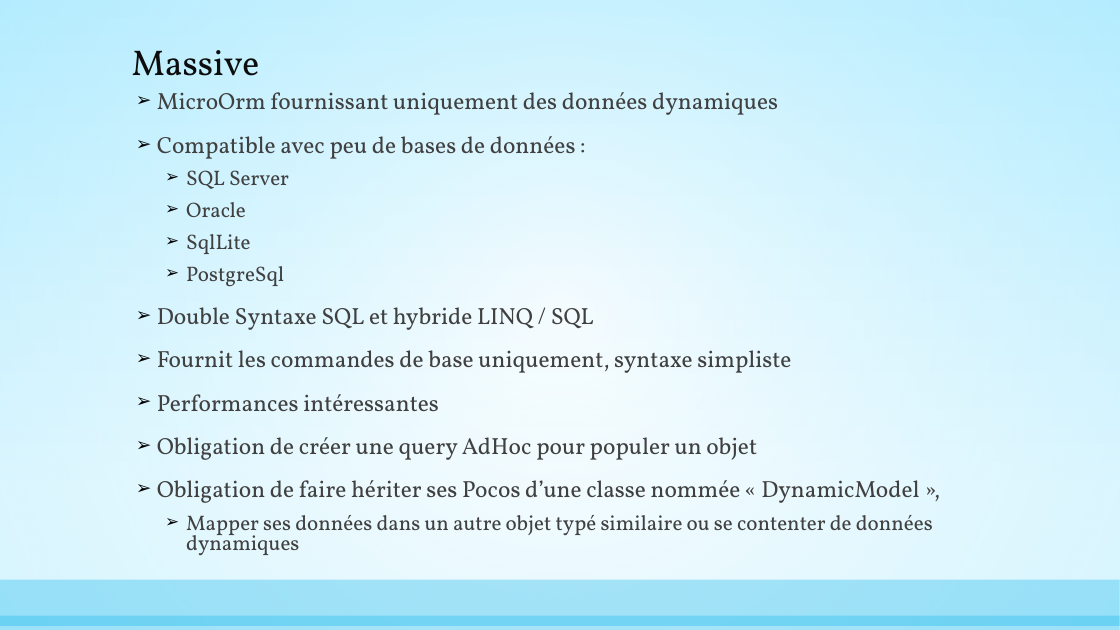
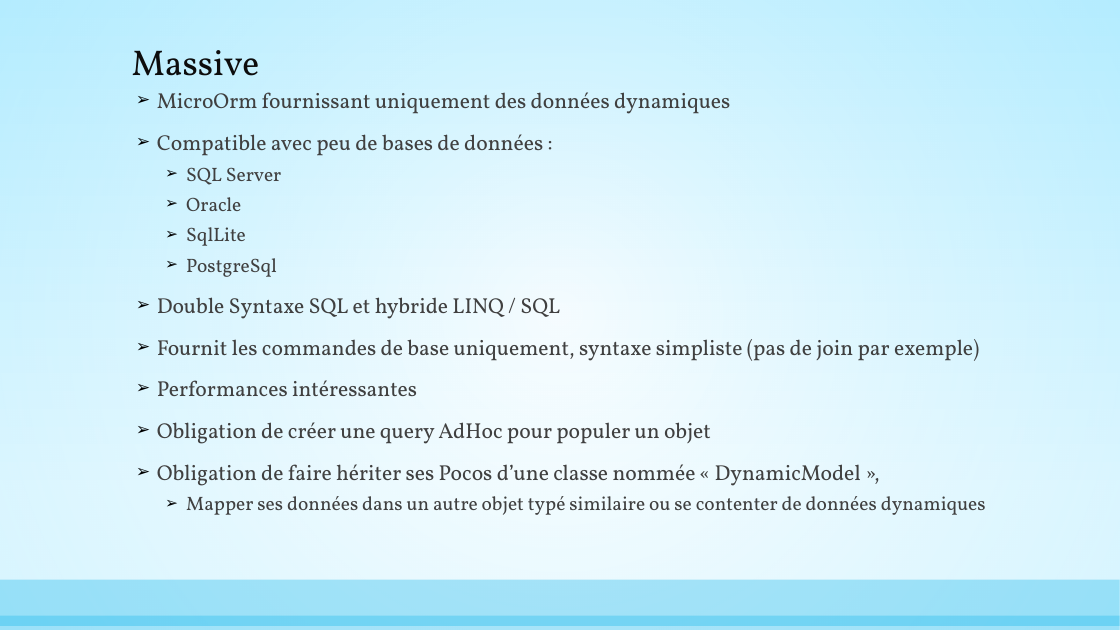
Before and after one commit to AnthonyGiretti/MicroOrmDemo.net, a slide deck: slide 9 of Items/Les Micro Orm, alternatives à Entity Framework.pptx (slide 10 before the commit). Drawn at 1120x630 pixels with LibreOffice and Linux fonts; fonts in the diff are those of the drawing. Boxes give left, top, right and bottom in pixels: in the first picture for what was removed or moved away, otherwise in the second. Text is boxed around its words. In the diff, an @@ line names an element or a change of style, - is before the commit and + after.

```diff
--- a/Items/Les Micro Orm, alternatives à Entity Framework.pptx
+++ b/Items/Les Micro Orm, alternatives à Entity Framework.pptx
@@ text at (157,92,986,515): size 20 to 18.5 pt in "MicroOrm fournissant uniquement des données dynamiques", "Compatible avec peu de bases de données ...", "Double Syntaxe SQL et hybride LINQ / ...", "Performances intéressantes" and 2 more places; size 18 to 16.6 pt in "SQL Server", "Oracle", "SqlLite", "PostgreSql" and 1 more places @@
@@ text at (157,339,979,361): text changed; size 20 to 18.5 pt @@
-➢ Fournit les commandes de base uniquement, syntaxe simpliste
+➢ Fournit les commandes de base uniquement, syntaxe simpliste (pas de join par exemple)
```
Also in this commit, not shown: 2 other slides changed, 2 slides added.
